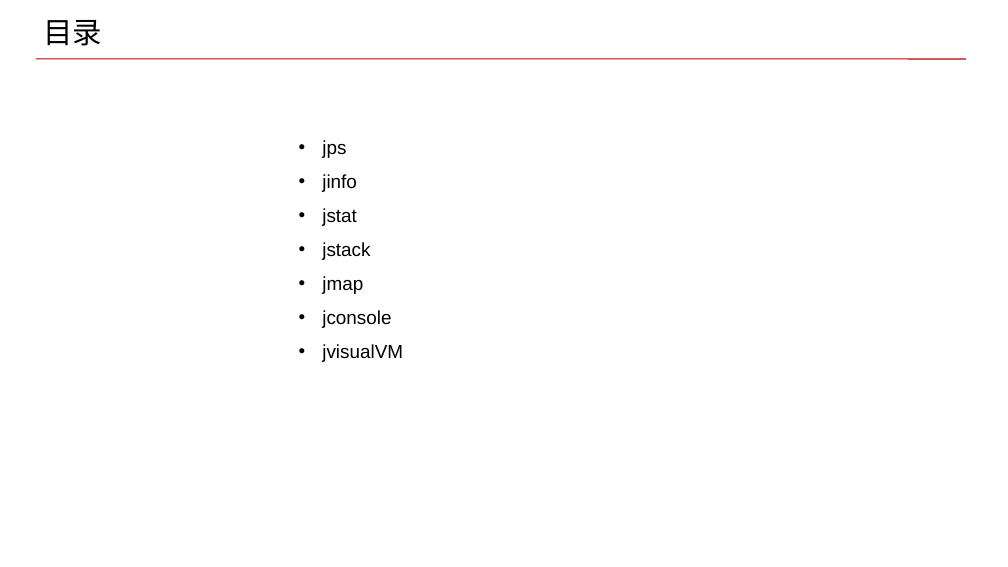
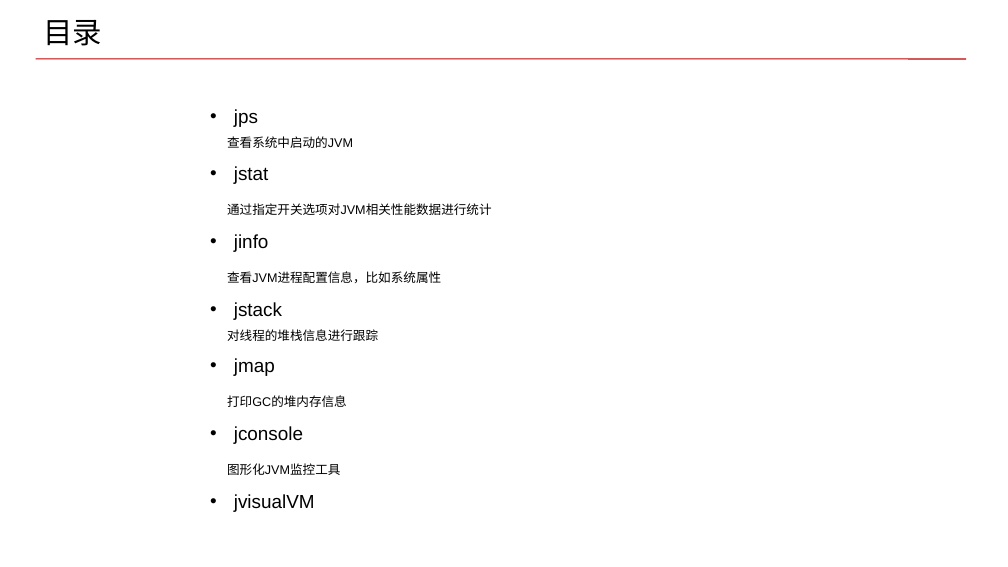
Before and after one commit to shaikuba/learn-jvm-examples, a slide deck: slide 5 of learn-jvm-overview/doc/JVM内存结构及内存溢出定分析.pptx. Drawn at 1008x567 pixels with LibreOffice and Linux fonts; fonts in the diff are those of the drawing. Boxes give left, top, right and bottom in pixels: in the first picture for what was removed or moved away, otherwise in the second. Text is boxed around its words. In the diff, an @@ line names an element or a change of style, - is before the commit and + after.

```diff
--- a/learn-jvm-overview/doc/JVM内存结构及内存溢出定分析.pptx
+++ b/learn-jvm-overview/doc/JVM内存结构及内存溢出定分析.pptx
@@ text "jps": place and size @@
-text "jps" at (322,140,403,362)
+text "jps" at (227,109,491,512)
@@ text at (227,136,491,215): paragraphs added @@
+查看系统中启动的JVM
+• jstat
+通过指定开关选项对JVM相关性能数据进行统计
@@ text at (227,271,441,283): text changed; size 18 to 12 pt @@
-• jstat
+查看JVM进程配置信息，比如系统属性
@@ text at (227,329,378,341): paragraph added @@
+对线程的堆栈信息进行跟踪
@@ text at (227,395,347,407): paragraph added @@
+打印GC的堆内存信息
@@ text at (227,463,340,475): paragraph added @@
+图形化JVM监控工具
```
Also in this commit, not shown: 38 other files.
